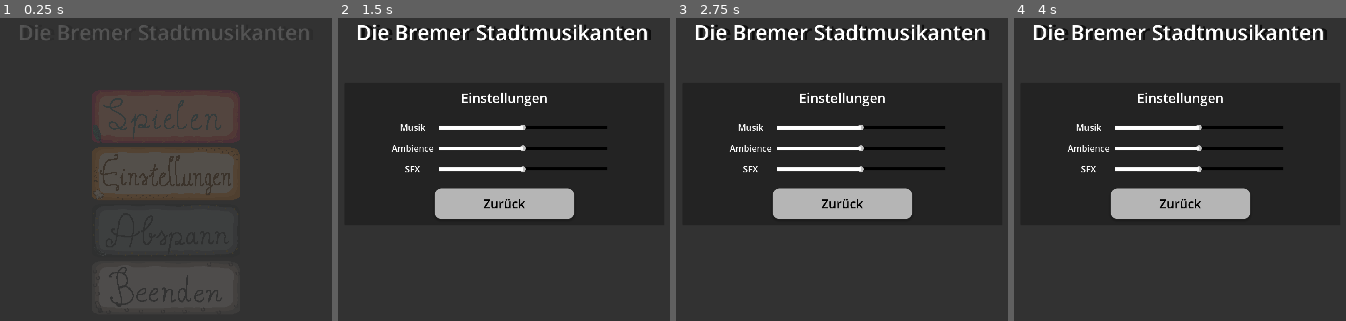
Above: before the commit, frames 1-4 (left to right).
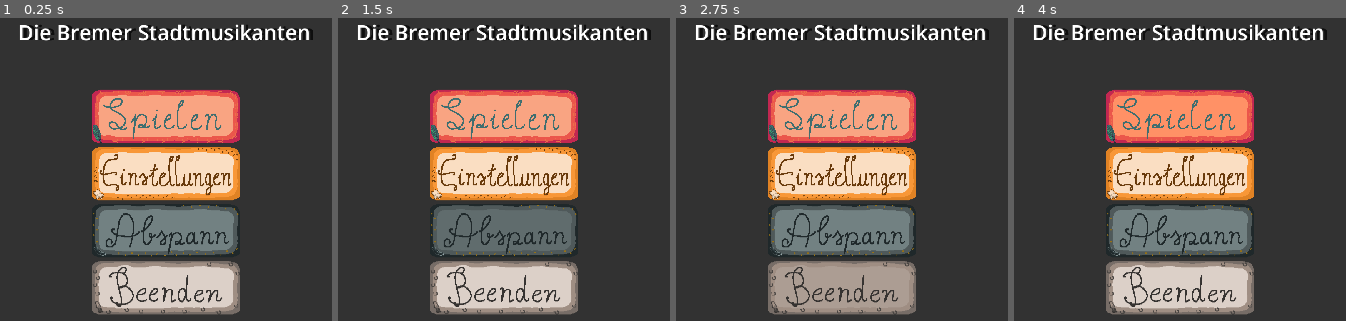
Above: after the commit, the same moments.

Repository: EdgeGnW/DETTAGameJam2026
Game: Godot game, scene res://main_menu/main_menu.tscn
Two runs of this game, one before a commit and one after it. Both use one fixed random seed, a clock stepped at 60 frames per second and the inputs below.
Inputs (mouse positions are in pixels of both pictures, inside the frame that each line leads up to):
- Up to frame 1 (0.25 s): no input
- Up to frame 2 (1.5 s): click (504, 172) at 0.5 s; click (504, 230) at 1.27 s
- Up to frame 3 (2.75 s): click (842, 287) at 2.02 s
- Up to frame 4 (4 s): click (1180, 117) at 2.77 s; click (1180, 117) at 3.52 s

The runs differ from the first frame. In frame 1, 31% of the frame differs, in the area x 6-95%, y 1-98%; in frame 2, 31%; in frame 3, 31%; in frame 4, 31%.
Error after the commit: Parse Error: Preload file "uid://ntumue2i3av" does not exist. (res://main_menu/main_menu.gd:10)

Commit message:
menu sounds plus mixing

Diff:
--- a/main_menu/main_menu.gd
+++ b/main_menu/main_menu.gd
@@ -4,6 +4,14 @@
 @onready var setting_menu: Panel = $CanvasLayer/SettingMenu
 @onready var credits: Panel = $CanvasLayer/Credits
 @onready var game_title: Label = $CanvasLayer/game_title
+
+const KATZE = preload("uid://djbi10kuadd34")
+const HUND = preload("uid://cfe586nnfgtx3")
+const ESEL = preload("uid://ntumue2i3av")
+const HAHN = preload("uid://cgovhfwi01duv")
+
+
+
 
 # Called when the node enters the scene tree for the first time.
 func _ready() -> void:
@@ -22,10 +30,13 @@
 	tween.kill()
 
 func _on_settings_pressed() -> void:
+	AudioManager.play_sound(KATZE)
 	main_buttons.visible = false
 	setting_menu.visible = true
 
 func _on_end_pressed() -> void:
+	AudioManager.play_sound(ESEL)
+	await get_tree().create_timer(1).timeout
 	get_tree().quit()
 
 
@@ -38,7 +49,13 @@
 
 
 func _on_credits_pressed() -> void:
+	AudioManager.play_sound(HUND)
 	main_buttons.visible = false
 	main_buttons.get_parent().visible = false
 	credits.visible = true
 	game_title.visible = false
+
+
+func _on_start_pressed() -> void:
+	AudioManager.play_sound(HAHN)
+	await get_tree().create_timer(1).timeout
--- a/main_menu/main_menu.tscn
+++ b/main_menu/main_menu.tscn
@@ -381,7 +381,7 @@
 theme_override_font_sizes/font_size = 50
 text = "Die Bremer Stadtmusikanten"
 
-[connection signal="pressed" from="CanvasLayer/MainMenu/MainButtons/start" to="CanvasLayer/MainMenu/MainButtons" method="_on_start_pressed"]
+[connection signal="pressed" from="CanvasLayer/MainMenu/MainButtons/start" to="." method="_on_start_pressed"]
 [connection signal="pressed" from="CanvasLayer/MainMenu/MainButtons/settings" to="." method="_on_settings_pressed"]
 [connection signal="pressed" from="CanvasLayer/MainMenu/MainButtons/settings" to="CanvasLayer/MainMenu/MainButtons" method="_on_settings_pressed"]
 [connection signal="pressed" from="CanvasLayer/MainMenu/MainButtons/credits" to="." method="_on_credits_pressed"]
--- a/modules/Player/Donkey/donkey.tscn
+++ b/modules/Player/Donkey/donkey.tscn
@@ -30,6 +30,11 @@
 "loop": true,
 "name": &"jump",
 "speed": 5.0
+}, {
+"frames": [],
+"loop": true,
+"name": &"walk",
+"speed": 5.0
 }]
 
 [sub_resource type="RectangleShape2D" id="RectangleShape2D_mhh0p"]
@@ -56,7 +61,7 @@
 unique_name_in_owner = true
 z_index = 2
 sprite_frames = SubResource("SpriteFrames_63wvj")
-animation = &"idle"
+animation = &"walk"
 autoplay = "idle"
 
 [node name="StateMachine" parent="." node_paths=PackedStringArray("current_state", "subject") instance=ExtResource("3_52hi8")]
Not shown, changed: modules/Player/Donkey/esel.wav.import
Not shown, changed: modules/Player/Cat/katze.wav
Not shown, changed: modules/Player/Donkey/esel.wav
